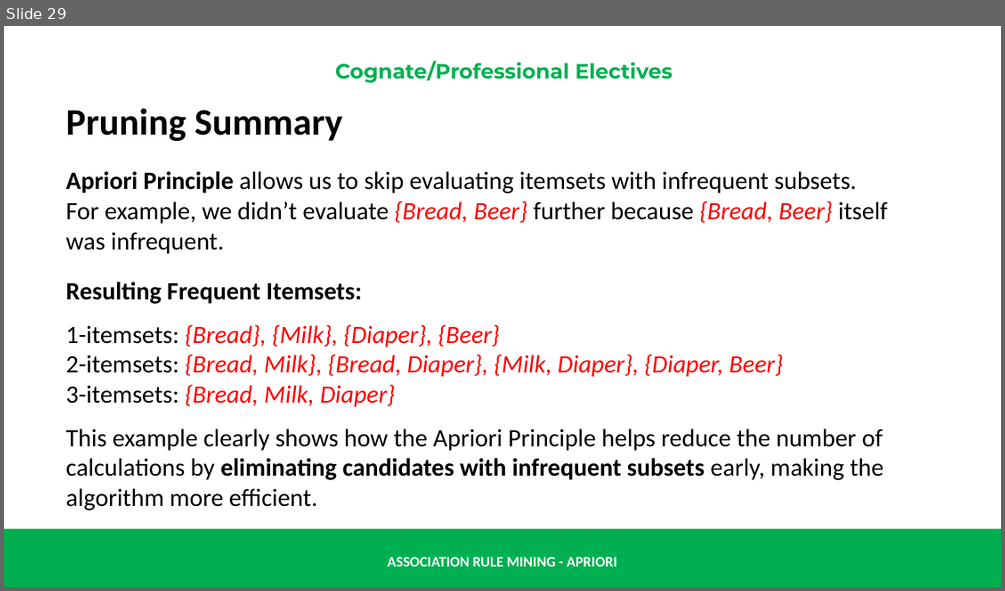
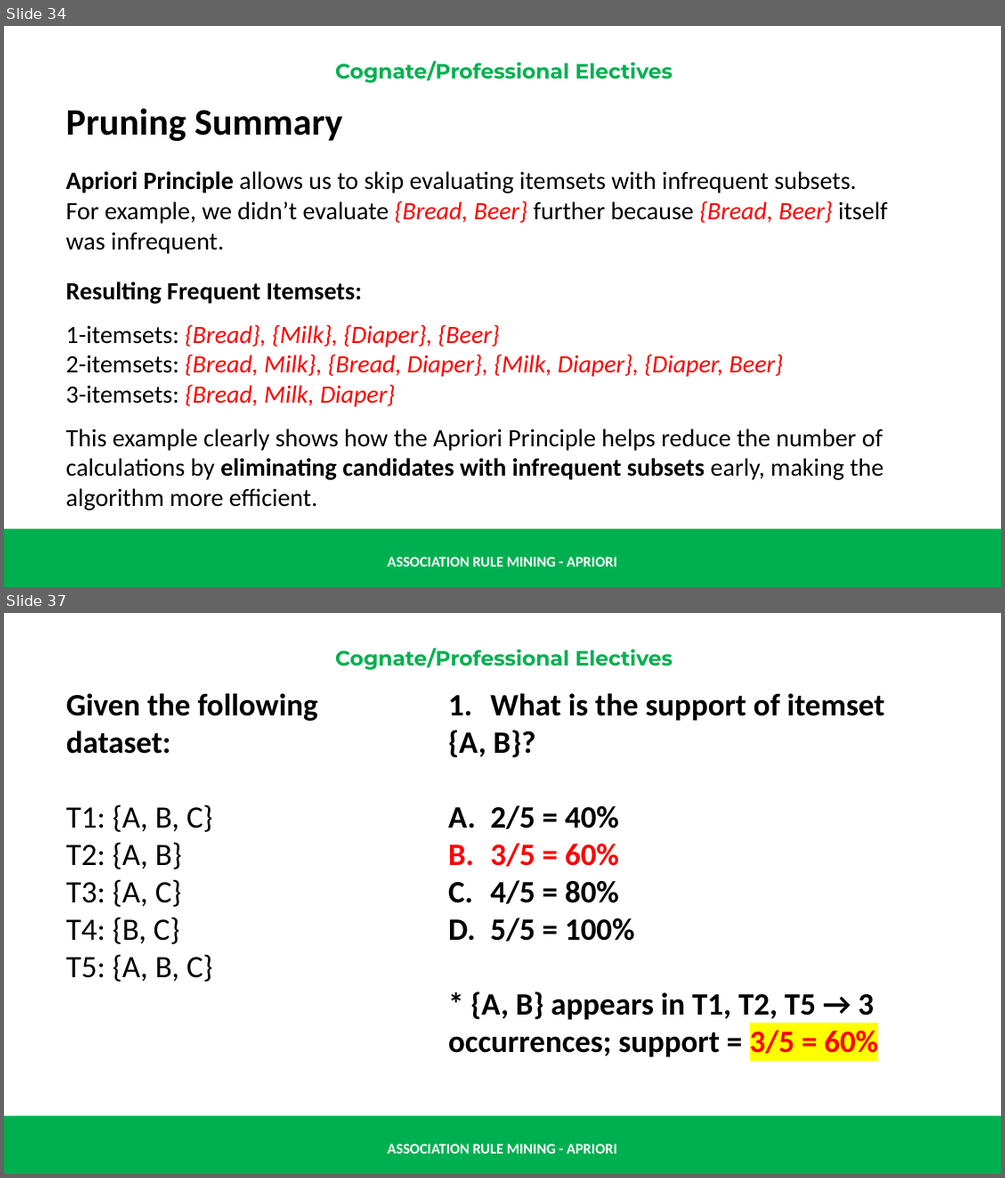
Before and after one commit to renatomaaliw3/public_files, a slide deck: CPE Electives (1 - 3)/01. Lectures Notebook/000. Presentations & Text Books/01. Presentation Slides/30. Association Rule Mining & Apriori.pptx. Shown one above the other, each under a label of ours: slide 29 before the commit, slides 34 and 37 after it; the slides between them are not shown. The pictures are 1005x591 and 1005x1178 pixels, drawn with LibreOffice and Linux fonts; fonts in the diff are those of the drawing. Boxes give left, top, right and bottom in pixels: in the first picture for what was removed or moved away, otherwise in the second. Text is boxed around its words. In the diff, an @@ line names an element or a change of style, - is before the commit and + after.

```diff
--- a/CPE Electives (1 - 3)/01. Lectures Notebook/000. Presentations & Text Books/01. Presentation Slides/30. Association Rule Mining & Apriori.pptx
+++ b/CPE Electives (1 - 3)/01. Lectures Notebook/000. Presentations & Text Books/01. Presentation Slides/30. Association Rule Mining & Apriori.pptx
@@ slide 37 added at (4,613,1001,1174), background #FFFFFF; not listed: 3 template elements that a slide beside it also shows @@
@@ text added at (66,693,318,981), 30 pt, text #000000 @@
+  Given the following dataset:
+  T1: {A, B, C}
+  T2: {A, B}
+  T3: {A, C}
+  T4: {B, C}
+  T5: {A, B, C}
@@ text added at (448,693,885,1057), 30 pt, text #000000, bold @@
+  1. What is the support of itemset
+  {A, B}?
+  A. 2/5 = 40%
+  B. 3/5 = 60%
+  C. 4/5 = 80%
+  D. 5/5 = 100%
+  * {A, B} appears in T1, T2, T5 → 3 occurrences; support = 3/5 = 60%
@@ what was slide 29 is now slide 34 @@
```
Also in this commit, not shown: 1 slide changed, 23 other slides added, 1 other file.
